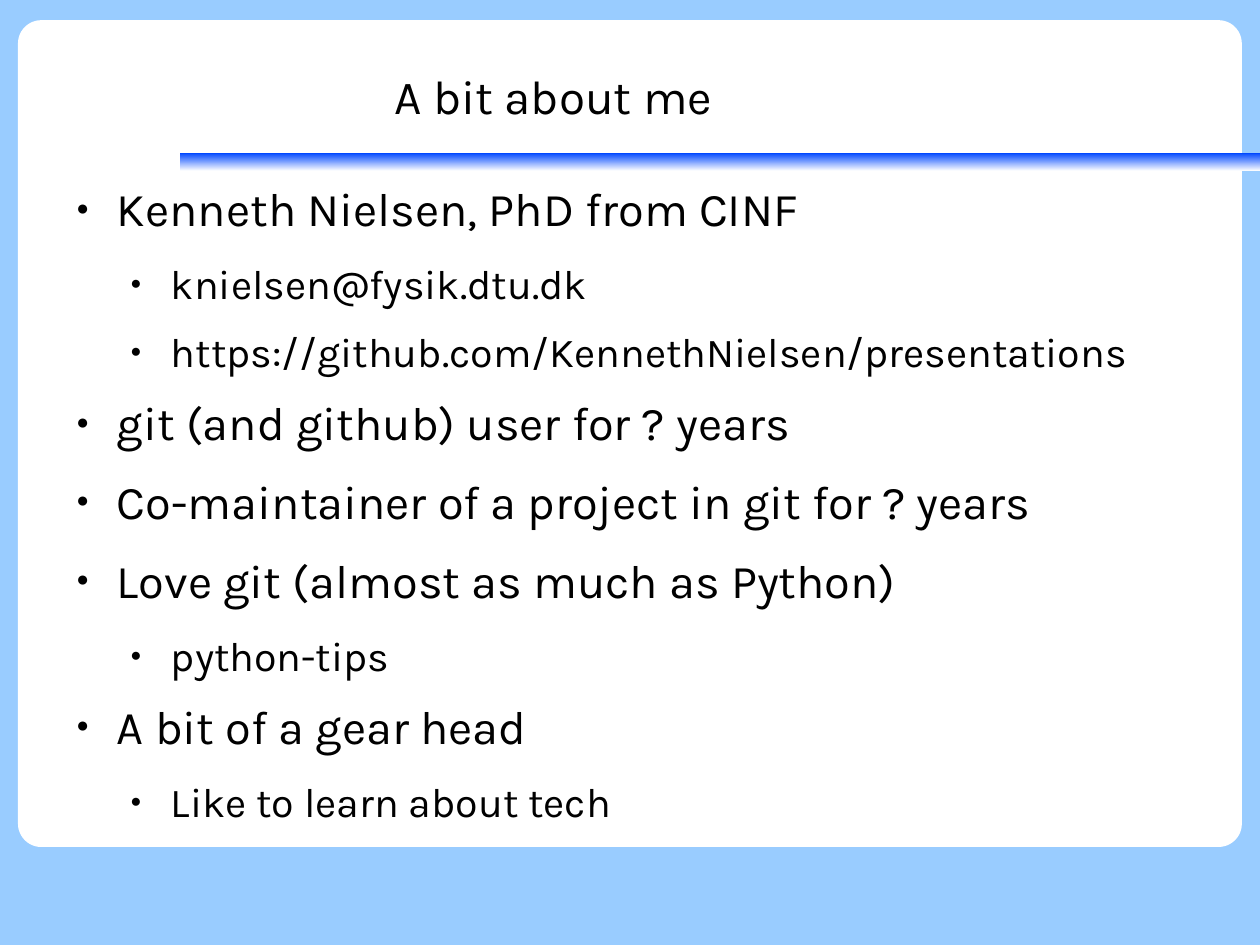
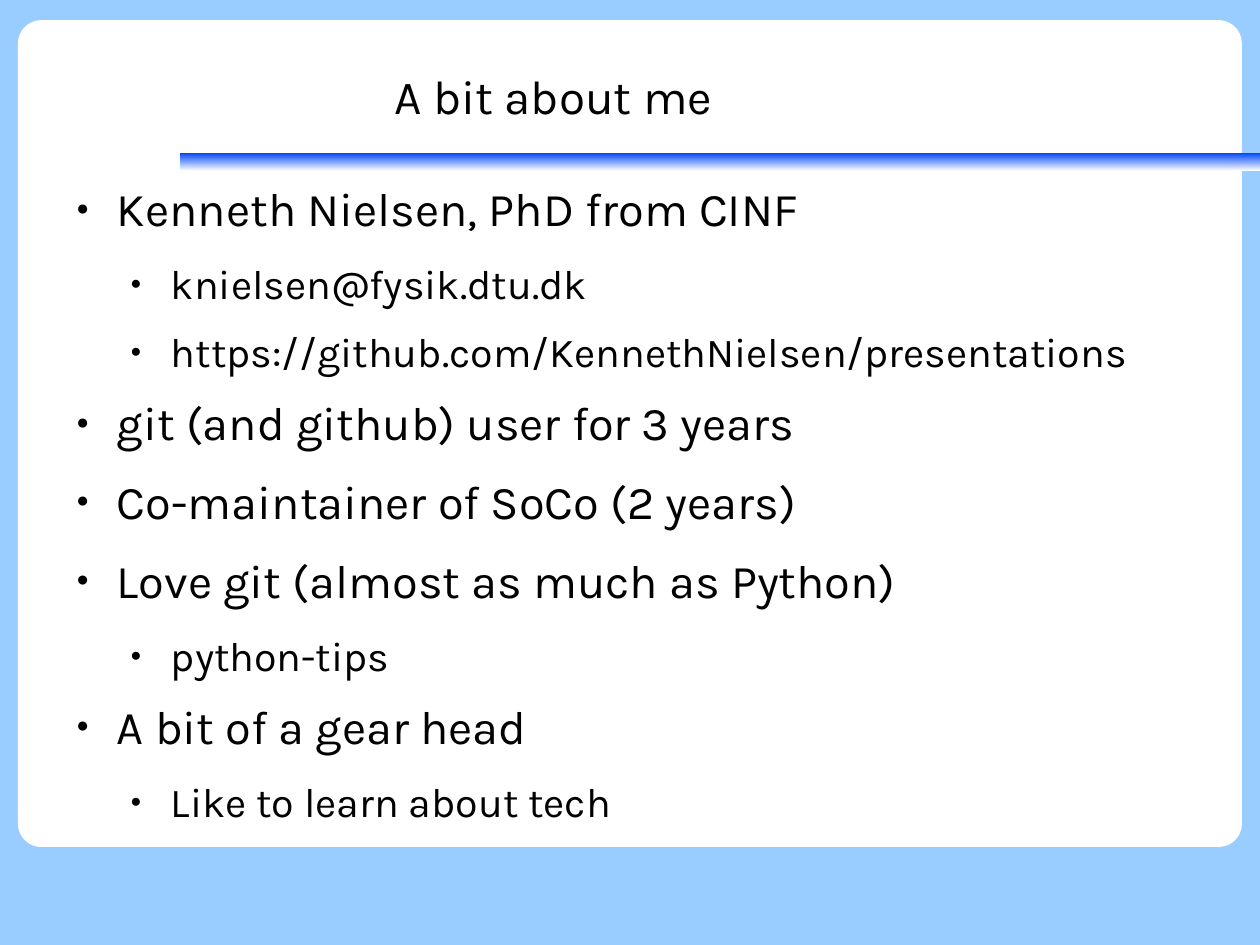
Before and after one commit to KennethNielsen/presentations, a slide deck: slide 2 of git/git.odp. Drawn at 1260x945 pixels with LibreOffice and Linux fonts; fonts in the diff are those of the drawing; background and template pictures are left out. Boxes give left, top, right and bottom in pixels: in the first picture for what was removed or moved away, otherwise in the second. Text is boxed around its words. In the diff, an @@ line names an element or a change of style, - is before the commit and + after.

```diff
--- a/git/git.odp
+++ b/git/git.odp
@@ text at [117, 406, 796, 530]: text changed @@
-● git (and github) user for ? years
-● Co-maintainer of a project in git for ? years
+● git (and github) user for 3 years
+● Co-maintainer of SoCo (2 years)
```
Also in this commit, not shown: 3 other slides changed, 9 slides added, 1 slide removed.
